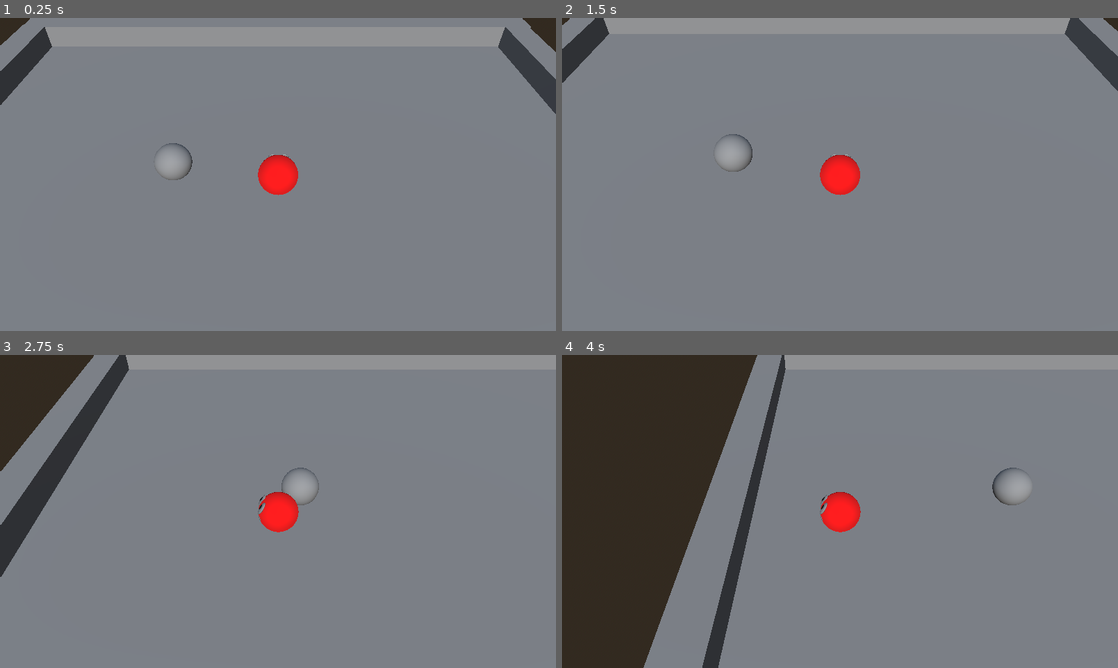
Above: before the commit, frames 1-4 (two rows, left to right).
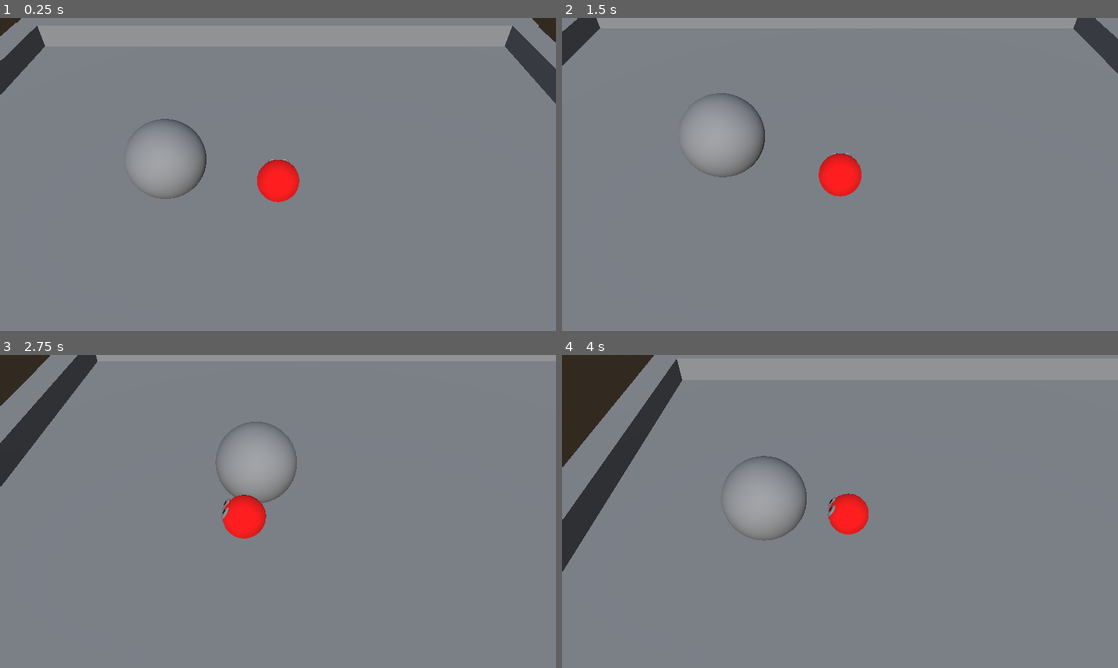
Above: after the commit, the same moments.

Repository: melonboyo/entomo
Game: Godot game, scene res://Scenes/CharacterTesting.tscn
Two runs of this game, one before a commit and one after it. Both use one fixed random seed, a clock stepped at 60 frames per second and the inputs below.
Inputs:
- Up to frame 1 (0.25 s): no input
- Up to frame 2 (1.5 s): hold Up (ui_up) from 0.53 s (still down); tap E (interact) at 0.6 s; tap Space (move_jump) at 0.77 s; tap Q (special_ability) at 0.8, 1.35 s
- Up to frame 3 (2.75 s): tap Space (move_jump) at 1.52 s; tap E (interact) at 1.55, 2.1 s; tap Enter at 2 s; release Up (ui_up) at 2.03 s; hold A (move_left) from 2.03 s (still down); tap Q (special_ability) at 2.3 s
- Up to frame 4 (4 s): tap Q (special_ability) at 2.85, 3.8 s; tap Space (move_jump) at 3.02, 3.77 s; tap E (interact) at 3.05, 3.6 s; release A (move_left) at 3.53 s; hold Down (ui_down) from 3.53 s (still down)

The runs differ from the first frame. In frame 1, 2.9% of the frame differs, in the area x 0-100%, y 0-59%; in frame 2, 2.9%; in frame 3, 7.6%; in frame 4, 23%, in the area x 0-85%, y 0-100%.

Commit message:
Add switching/exit character mechanic Add camera zoom change script

Diff:
--- a/Characters/Beetle/Beetle.tscn
+++ b/Characters/Beetle/Beetle.tscn
@@ -1,17 +1,27 @@
-[gd_scene load_steps=5 format=3 uid="uid://ceq3k2pduj7cb"]
+[gd_scene load_steps=6 format=3 uid="uid://ceq3k2pduj7cb"]
 
 [ext_resource type="PackedScene" uid="uid://baiok6rvrnsqh" path="res://Characters/Generic/GenericCharacter.tscn" id="1_yggj8"]
 [ext_resource type="Script" path="res://Characters/Beetle/Beetle.gd" id="2_6n07y"]
 
-[sub_resource type="BoxShape3D" id="BoxShape3D_f48u6"]
+[sub_resource type="SphereShape3D" id="SphereShape3D_f2lf7"]
+radius = 1.0
 
 [sub_resource type="SphereMesh" id="SphereMesh_pxlda"]
+radius = 1.0
+height = 2.0
+
+[sub_resource type="CylinderShape3D" id="CylinderShape3D_0286m"]
+radius = 1.74963
 
 [node name="Beetle" instance=ExtResource("1_yggj8")]
 script = ExtResource("2_6n07y")
+size = 2
 
 [node name="CollisionShape3D" parent="." index="0"]
-shape = SubResource("BoxShape3D_f48u6")
+shape = SubResource("SphereShape3D_f2lf7")
 
 [node name="MeshInstance3D" type="MeshInstance3D" parent="." index="1"]
 mesh = SubResource("SphereMesh_pxlda")
+
+[node name="CollisionShape3D" parent="SwitchArea" index="0"]
+shape = SubResource("CylinderShape3D_0286m")
--- a/Characters/Generic/GenericCharacter.tscn
+++ b/Characters/Generic/GenericCharacter.tscn
@@ -3,6 +3,18 @@
 [ext_resource type="Script" path="res://Characters/Generic/GenericCharacterController.gd" id="1_cd5ot"]
 
 [node name="GenericCharacter" type="CharacterBody3D"]
+collision_layer = 2
+collision_mask = 3
 script = ExtResource("1_cd5ot")
 
 [node name="CollisionShape3D" type="CollisionShape3D" parent="."]
+
+[node name="SwitchArea" type="Area3D" parent="."]
+collision_layer = 0
+collision_mask = 2
+monitorable = false
+
+[node name="CollisionShape3D" type="CollisionShape3D" parent="SwitchArea"]
+
+[connection signal="body_entered" from="SwitchArea" to="." method="_on_switch_area_body_entered"]
+[connection signal="body_exited" from="SwitchArea" to="." method="_on_switch_area_body_exited"]
--- a/Characters/Generic/GenericCharacterController.gd
+++ b/Characters/Generic/GenericCharacterController.gd
@@ -2,9 +2,18 @@
 # NOTE that this script does not process any input at all, instead, methods that update movement etc. are called from PlayerInputProvider
 class_name GenericCharacterController extends CharacterBody3D
 
+@export_range(1,10) var size := 1
+@export var game_state_manager: GameStateManager
 @export var SPEED = 5.0
 @export var JUMP_VELOCITY = 4.5
 @export var CAMERA_SIZE = 10 # Assumes orthographic camera
+var held_character: GenericCharacterController = null
+
+var is_in_switch_area := false
+var current_switchable_character: GenericCharacterController = null
+
+func _ready():
+	pass
 
 # Update the physics body each physics tick
 func _physics_process(delta: float) -> void:
@@ -40,7 +49,61 @@
 # The generic character can interact, this method should work the same for all cratures.
 func handleInteract() -> void:
 	print("Performed interact.")
+	if is_in_switch_area:
+		handleSwitch()
+		return
+	if held_character:
+		handleExit()
 
 # The generic character has no special ability, override this in the creature-specific script
 func handleSpecialAbility() -> void:
 	print("Performed special ability.")
+
+# Switch to another character
+func handleSwitch() -> void:
+	print("Handle switch")
+	if not current_switchable_character:
+		return
+	if current_switchable_character.size < size:
+		return
+	velocity = Vector3.ZERO
+	game_state_manager.switchCharacter(current_switchable_character)
+	current_switchable_character.held_character = self
+	disable()
+
+func handleExit() -> void:
+	held_character.global_position = global_position + Vector3.RIGHT*2
+	held_character.enable()
+	game_state_manager.switchCharacter(held_character)
+	velocity = Vector3.ZERO
+	held_character = null
+
+# Called when a character enters this character's switch area
+func _on_switch_area_body_entered(body):
+	if game_state_manager.currentPossessedCreature != self:
+		return
+	if body == self:
+		return
+	print("Entered")
+	is_in_switch_area = true
+	current_switchable_character = body
+
+# Called when a character exits this character's switch area
+func _on_switch_area_body_exited(body):
+	if game_state_manager.currentPossessedCreature != self:
+		return
+	if body == self:
+		return
+	print("Exited")
+	is_in_switch_area = false
+	current_switchable_character = null
+
+func disable():
+	hide()
+	$CollisionShape3D.disabled = true
+	$SwitchArea.monitoring = false
+
+func enable():
+	show()
+	$CollisionShape3D.disabled = false
+	$SwitchArea.monitoring = true
--- a/Characters/Parasite/Parasite.tscn
+++ b/Characters/Parasite/Parasite.tscn
@@ -15,7 +15,11 @@
 
 [sub_resource type="SphereShape3D" id="SphereShape3D_d6tf5"]
 
+[sub_resource type="CylinderShape3D" id="CylinderShape3D_xhkis"]
+radius = 1.58
+
 [node name="Parasite" instance=ExtResource("1_lhite")]
+collision_layer = 6
 script = ExtResource("1_a2cng")
 
 [node name="MeshInstance3D" type="MeshInstance3D" parent="." index="0"]
@@ -49,3 +53,6 @@
 [node name="CollisionShape3D" parent="." index="4"]
 shape = SubResource("SphereShape3D_d6tf5")
 metadata/_edit_group_ = true
+
+[node name="CollisionShape3D" parent="SwitchArea" index="0"]
+shape = SubResource("CylinderShape3D_xhkis")
--- a/GameController/Camera.gd
+++ b/GameController/Camera.gd
@@ -1,16 +1,59 @@
+@tool
 extends Node3D
 
 
+var zooms := {
+	1 : 10.0,
+	2 : 15.0,
+	3 : 23.0,
+	4 : 40.0,
+	5 : 60.0,
+}
+
 @export var camera: Camera3D = null
-@export var game_state_machine: GameStateManager
+@export var game_state_manager: GameStateManager
 
-# Called when the node enters the scene tree for the first time.
-func _ready() -> void:
-	pass # Replace with function body.
+@export_range(0.0, 10.0) var zoom_duration := 0.9
+@export_range(0.0, 100.0) var focus_move_speed := 5.0
+@export_range(1, 10) var zoom_level := 1:
+	set(value):
+		var new_zoom_level = clampi(value, 1, zooms.size())
+		if zoom_level != new_zoom_level:
+			zoom_level = new_zoom_level
+			zoom()
+@export var focus: Node3D
 
+var zoom_tween: Tween
+@export var zoom_mult := 1.3
 
-# Called every frame. 'delta' is the elapsed time since the previous frame.
-func _physics_process(delta: float) -> void:
-	# Simple camera follow for playtesting. TODO: implement proper camera follow as part of swapping between creatures
-	#camera.size = game_state_machine.currentPossessedCreature.CAMERA_SIZE
-	global_position = game_state_machine.currentPossessedCreature.global_position
+func _ready():
+	if Engine.is_editor_hint():
+		return
+
+func _physics_process(delta):
+	if focus and global_position.distance_to(focus.global_position) > 0.001:
+		global_position = global_position.lerp(focus.global_position, focus_move_speed * delta)
+
+	if Engine.is_editor_hint():
+		return
+
+	# For testing
+	if not zoom_tween or not zoom_tween.is_running():
+		if Input.is_action_just_pressed("ui_down"):
+			zoom_level += 1
+		elif Input.is_action_just_pressed("ui_up"):
+			zoom_level -= 1
+
+func zoom():
+	if zoom_tween:
+		zoom_tween.kill()
+
+	var target_z_pos = zooms[zoom_level] * zoom_mult
+	var duration = sqrt(sqrt(sqrt(abs(camera.position.z - target_z_pos)))) * 1.5
+
+	zoom_tween = get_tree().create_tween().bind_node(self).set_trans(Tween.TRANS_QUART).set_parallel()
+	zoom_tween.tween_property(camera, "position:z", target_z_pos, duration)
+
+func _on_zoom_changed(character: GenericCharacterController):
+	zoom_level = character.size
+	focus = character
--- a/GameStateManager/GameStateManager.gd
+++ b/GameStateManager/GameStateManager.gd
@@ -5,10 +5,11 @@
 @export var currentPossessedCreature: GenericCharacterController = null
 @export var camera: Camera3D = null
 
+signal zoom_changed(character: GenericCharacterController)
+
 # Called when the node enters the scene tree for the first time.
 func _ready() -> void:
 	pass # Replace with function body.
-
 
 # Called every frame. 'delta' is the elapsed time since the previous frame.
 func _physics_process(delta: float) -> void:
@@ -34,4 +35,7 @@
 	if(Input.is_action_just_pressed("special_ability")):
 		currentPossessedCreature.handleSpecialAbility()
 
-	pass
+
+func switchCharacter(character: GenericCharacterController):
+	zoom_changed.emit(character)
+	currentPossessedCreature = character
--- a/Scenes/CharacterTesting.tscn
+++ b/Scenes/CharacterTesting.tscn
@@ -25,11 +25,13 @@
 currentPossessedCreature = NodePath("../Parasite")
 camera = NodePath("../CameraRoot/RotationRoot/Camera3D")
 
-[node name="Parasite" parent="." instance=ExtResource("1_htcmh")]
+[node name="Parasite" parent="." node_paths=PackedStringArray("game_state_manager") instance=ExtResource("1_htcmh")]
 transform = Transform3D(1, 0, 0, 0, 1, 0, 0, 0, 1, 0.0768722, 1.8717, 1.8559)
+game_state_manager = NodePath("../GameStateManager")
 
-[node name="Beetle" parent="." instance=ExtResource("4_4n16y")]
-transform = Transform3D(1, 0, 0, 0, 1, 0, 0, 0, 1, -2.74594, 1.5727, 0.996261)
+[node name="Beetle" parent="." node_paths=PackedStringArray("game_state_manager") instance=ExtResource("4_4n16y")]
+transform = Transform3D(1, 0, 0, 0, 1, 0, 0, 0, 1, -2.74594, 1.82221, 0.996261)
+game_state_manager = NodePath("../GameStateManager")
 
 [node name="DirectionalLight3D" type="DirectionalLight3D" parent="."]
 transform = Transform3D(1, 0, 0, 0, 0.840368, 0.542016, 0, -0.542016, 0.840368, -0.00180054, 10.4981, 31.7402)
@@ -93,18 +95,20 @@
 [node name="WorldEnvironment" type="WorldEnvironment" parent="."]
 environment = SubResource("Environment_r4kk1")
 
-[node name="CameraRoot" type="Node3D" parent="." node_paths=PackedStringArray("camera", "game_state_machine")]
+[node name="CameraRoot" type="Node3D" parent="." node_paths=PackedStringArray("camera", "game_state_manager", "focus")]
 process_priority = 1
-transform = Transform3D(1, 0, 0, 0, 1, 0, 0, 0, 1, -2.16028, 1.55166, 2.964)
+transform = Transform3D(1, 0, 0, 0, 1, 0, 0, 0, 1, 0.0759836, 1.87157, 1.85634)
 script = ExtResource("1_gdsmn")
 camera = NodePath("RotationRoot/Camera3D")
-game_state_machine = NodePath("../GameStateManager")
+game_state_manager = NodePath("../GameStateManager")
+zoom_duration = 0.7
+focus = NodePath("../Parasite")
 
 [node name="RotationRoot" type="Node3D" parent="CameraRoot"]
 transform = Transform3D(1, 0, 0, 0, 0.74444, 0.66769, 0, -0.66769, 0.74444, 0, 0, 0)
 
 [node name="Camera3D" type="Camera3D" parent="CameraRoot/RotationRoot"]
-transform = Transform3D(1, 0, 0, 0, 1, 0, 0, 0, 1, 0, 0, 10.676)
+transform = Transform3D(1, 0, 0, 0, 1, 0, 0, 0, 1, 0, 0, 10)
 fov = 40.0
 size = 20.0
 
@@ -112,3 +116,5 @@
 
 [node name="PauseMenu" parent="CanvasLayer" instance=ExtResource("5_c0eho")]
 visible = false
+
+[connection signal="zoom_changed" from="GameStateManager" to="CameraRoot" method="_on_zoom_changed"]
--- a/project.godot
+++ b/project.godot
@@ -68,3 +68,9 @@
 "events": [Object(InputEventKey,"resource_local_to_scene":false,"resource_name":"","device":-1,"window_id":0,"alt_press …(195 unchanged characters)…
 ]
 }
+
+[layer_names]
+
+3d_physics/layer_1="Level Geometry"
+3d_physics/layer_2="Characters"
+3d_physics/layer_3="Parasite"
Not shown: 1 places in Characters/Parasite/Parasite.tscn that only renumber resources
